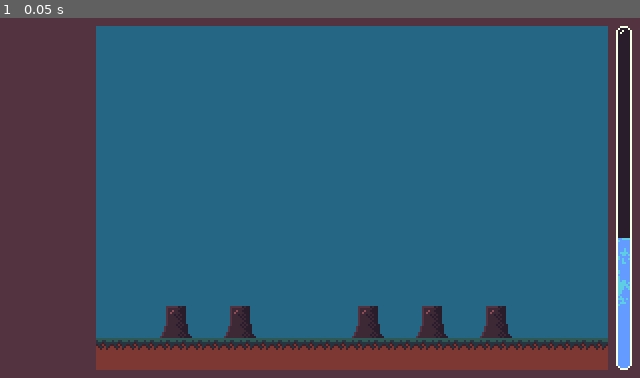
Above: before the commit, frame 1.
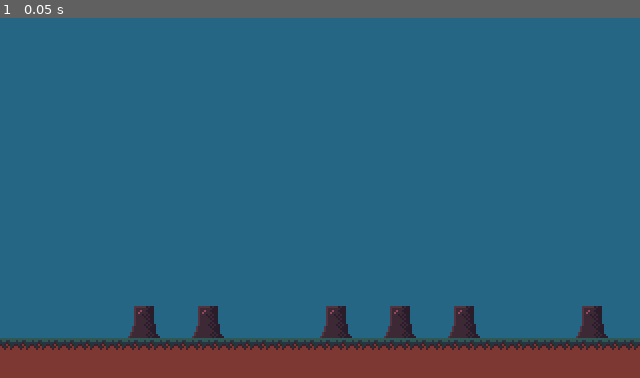
Above: after the commit, the same moment.

Repository: ayoreis/beneath-the-surface
Game: Godot game, scene res://main.tscn
The game is run twice, just before and just after one commit, with the same random seed, the same clock (stepped at 60 frames per second) and the same inputs. Before the commit the project starts from res://ui.tscn.
Inputs:
- Up to frame 1 (0.05 s): no input

The runs differ from the first frame. In frame 1, 27% of the frame differs, in the area x 0-100%, y 0-100%.

Commit message:
resizing logic stuff

Diff:
--- /dev/null
+++ b/control.tscn
@@ -0,0 +1,69 @@
+[gd_scene format=3 uid="uid://q8abo6xyuxd6"]
+
+[ext_resource type="PackedScene" uid="uid://c8yemmx6efk5x" path="res://main.tscn" id="1_0fbet"]
+[ext_resource type="Texture2D" uid="uid://cmuibo7o45kic" path="res://resources/nutrient-vial/under.png" id="3_ee4bf"]
+[ext_resource type="Texture2D" uid="uid://cs0kcfrd1jg8d" path="res://resources/nutrient-vial/over.png" id="4_kbped"]
+[ext_resource type="Texture2D" uid="uid://uacutwomd2it" path="res://resources/nutrient-vial/progress.png" id="5_kbped"]
+
+[node name="Control" type="Control" unique_id=1775721847]
+layout_mode = 3
+anchors_preset = 15
+anchor_right = 1.0
+anchor_bottom = 1.0
+grow_horizontal = 2
+grow_vertical = 2
+
+[node name="ColorRect" type="ColorRect" parent="." unique_id=1719763063]
+layout_mode = 1
+anchors_preset = 15
+anchor_right = 1.0
+anchor_bottom = 1.0
+grow_horizontal = 2
+grow_vertical = 2
+color = Color(0.32156864, 0.2, 0.24705882, 1)
+
+[node name="MarginContainer" type="MarginContainer" parent="ColorRect" unique_id=639002488]
+layout_mode = 1
+anchors_preset = 15
+anchor_right = 1.0
+anchor_bottom = 1.0
+grow_horizontal = 2
+grow_vertical = 2
+scale = Vector2(1.000071, 1)
+theme_override_constants/margin_left = 4
+theme_override_constants/margin_top = 4
+theme_override_constants/margin_right = 4
+theme_override_constants/margin_bottom = 4
+
+[node name="HBoxContainer" type="HBoxContainer" parent="ColorRect/MarginContainer" unique_id=1044194345]
+layout_mode = 2
+
+[node name="VBoxContainer" type="VBoxContainer" parent="ColorRect/MarginContainer/HBoxContainer" unique_id=928278835]
+layout_mode = 2
+size_flags_horizontal = 3
+
+[node name="SubViewportContainer" type="SubViewportContainer" parent="ColorRect/MarginContainer/HBoxContainer" unique_id=1213701401]
+layout_mode = 2
+
+[node name="SubViewport" type="SubViewport" parent="ColorRect/MarginContainer/HBoxContainer/SubViewportContainer" unique_id=342186610]
+handle_input_locally = false
+size = Vector2i(172, 172)
+render_target_update_mode = 4
+
+[node name="Node2D" parent="ColorRect/MarginContainer/HBoxContainer/SubViewportContainer/SubViewport" unique_id=447501607 instance=ExtResource("1_0fbet")]
+
+[node name="TextureProgressBar" type="TextureProgressBar" parent="ColorRect/MarginContainer/HBoxContainer" unique_id=1535429869]
+layout_mode = 2
+max_value = 174.0
+step = 0.0
+value = 109.0
+rounded = true
+fill_mode = 3
+nine_patch_stretch = true
+stretch_margin_left = 4
+stretch_margin_top = 4
+stretch_margin_right = 4
+stretch_margin_bottom = 4
+texture_under = ExtResource("3_ee4bf")
+texture_over = ExtResource("4_kbped")
+texture_progress = ExtResource("5_kbped")
--- a/project.godot
+++ b/project.godot
@@ -11,7 +11,7 @@
 [application]
 
 config/name="Beneath the Surface"
-run/main_scene="uid://q8abo6xyuxd6"
+run/main_scene="uid://c8yemmx6efk5x"
 config/features=PackedStringArray("4.6", "GL Compatibility")
 config/icon="res://icon.svg"
 
--- a/scene.gd
+++ b/scene.gd
@@ -1,4 +1,16 @@
 extends Node2D
+
+const GRID_SIZE = 8
+var WIDTH = 0
+var HEIGHT = 0
+var CELL_WIDTH = 0
+var CELL_HEIGHT = 0
 
 func _ready():
 	randomize()
+	var size = get_viewport().get_visible_rect().size
+	WIDTH = size.x
+	HEIGHT = size.y
+	CELL_WIDTH = WIDTH / GRID_SIZE
+	CELL_HEIGHT = HEIGHT / GRID_SIZE
+	print(WIDTH, " - ", HEIGHT)
--- a/timemap.gd
+++ b/timemap.gd
@@ -1,9 +1,6 @@
 extends TileMapLayer
 
 var growspeed = 0.1 # change for upgrades or sth
-
-var startvec = Vector2(50, 50)
-var endvec = Vector2(100, 70)
 
 func linethiny(startpos: Vector2i, endpos: Vector2i):
 	var dx = abs(endpos.x - startpos.x)
--- a/trees.gd
+++ b/trees.gd
@@ -1,7 +1,11 @@
 extends TileMapLayer
 
+@onready var parent = get_parent()
+
 func _ready() -> void:
-	for i in range(0, 21, 2):
+	if not parent.is_node_ready():
+		await parent.ready
+	for i in range(0, round(parent.CELL_WIDTH), 2):
 		if randi_range(0, 1) == 1:
 			set_cell(Vector2i(i, -1), 1, Vector2i(0, 0))
 
@@ -16,8 +20,9 @@
 	if event is InputEventMouseButton and event.pressed and event.button_index == MOUSE_BUTTON_LEFT:
 		var tree = gettree()
 		if tree != Vector2i(-1, -1):
-			grow(16*(tree.x+1), event.position)
+			var grid_size = parent.GRID_SIZE * 2
+			grow(Vector2(grid_size*(tree.x+1), grid_size*(tree.y+1)), event.position)
 
-func grow(posx, mousepos) -> void:
+func grow(pos, mousepos) -> void:
 	print(get_parent().get_node("Hub").global_position)
-	get_parent().get_node("roots").wobblypath(Vector2i(get_parent().get_node("Hub").position), Vector2i(posx-8,0))
+	get_parent().get_node("roots").wobblypath(Vector2i(get_parent().get_node("Hub").position), Vector2i(pos.x-parent.GRID_SIZE,pos.y-parent.GRID_SIZE))
Not shown: 1 places in main.tscn that only renumber resources
